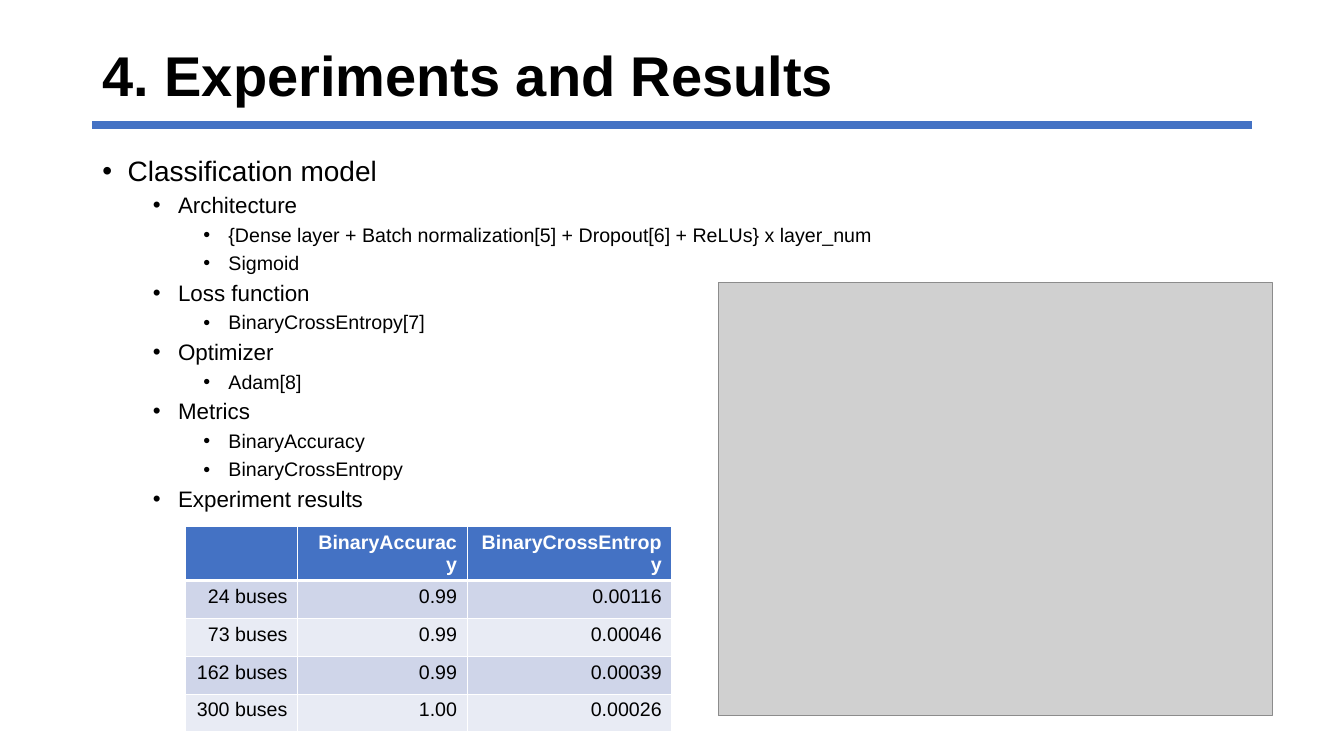
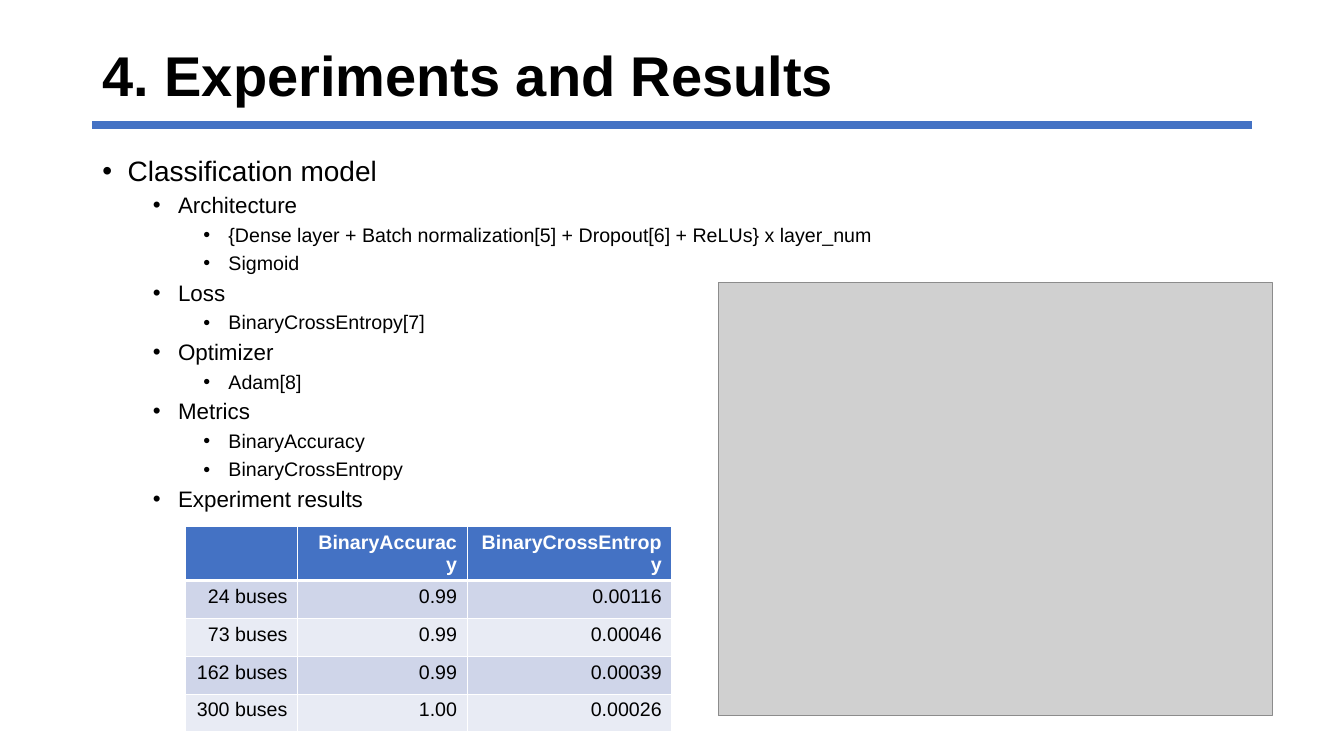
Before and after one commit to jhyun0919/Project_EE394V_SPR2020, a slide deck: slide 9 of report/Park.pptx. Drawn at 1344x756 pixels with LibreOffice and Linux fonts; fonts in the diff are those of the drawing; grey boxes stand for pictures. Boxes give left, top, right and bottom in pixels: in the first picture for what was removed or moved away, otherwise in the second. Text is boxed around its words. In the diff, an @@ line names an element or a change of style, - is before the commit and + after.

```diff
--- a/report/Park.pptx
+++ b/report/Park.pptx
@@ text at <box>178,285,225,302</box>: text changed @@
-  • Loss function
+  • Loss
```
Also in this commit, not shown: 7 other slides changed.
